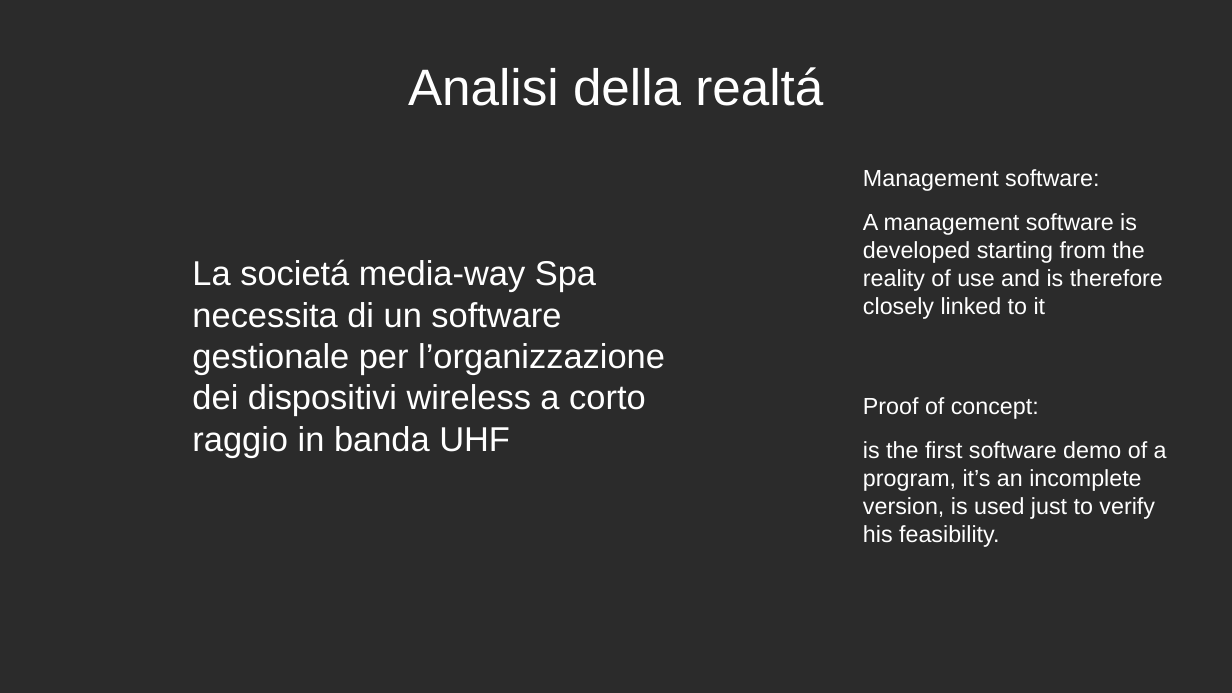
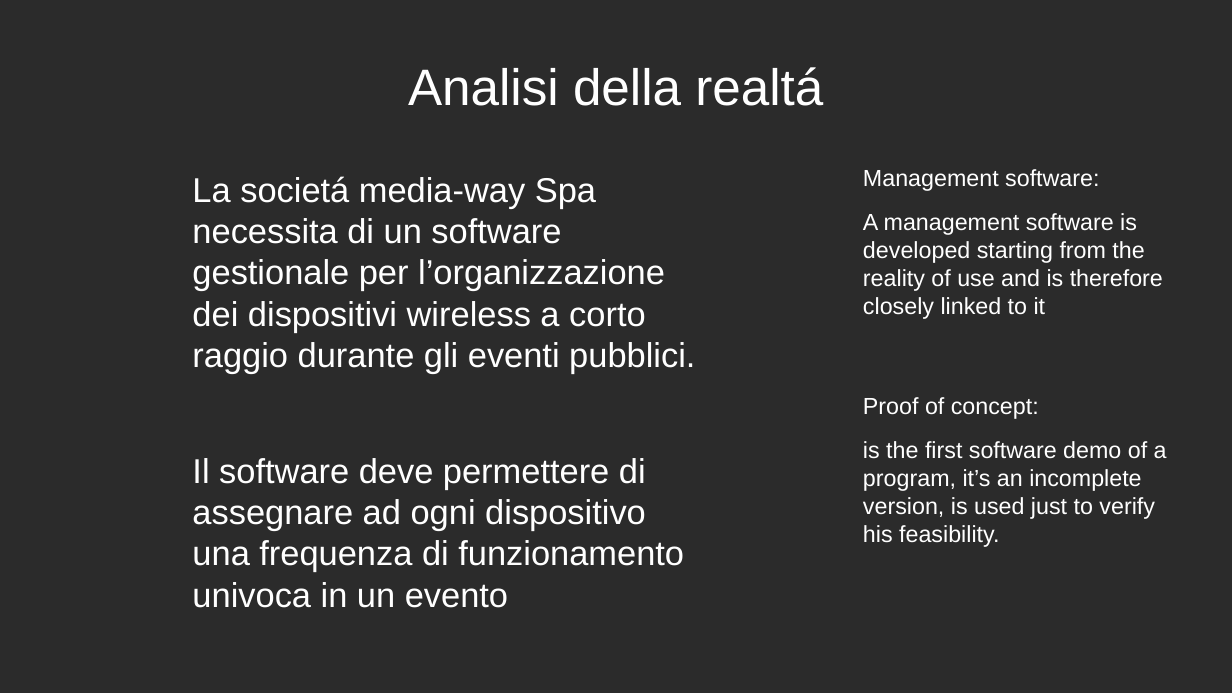
Before and after one commit to WAPEETY/media-way, a slide deck: slide 2 of proof_of_concept/esame_di_stato.odp. Drawn at 1232x693 pixels with LibreOffice and Linux fonts; fonts in the diff are those of the drawing; background and template pictures are left out; a plain dark background stands for a picture behind light text. Boxes give left, top, right and bottom in pixels: in the first picture for what was removed or moved away, otherwise in the second. Text is boxed around its words. In the diff, an @@ line names an element or a change of style, - is before the commit and + after.

```diff
--- a/proof_of_concept/esame_di_stato.odp
+++ b/proof_of_concept/esame_di_stato.odp
@@ text at <box>192,176,695,608</box>: text changed @@
-La societá media-way Spa necessita di un software gestionale per l’organizzazione dei dispositivi wireless a corto raggio in banda UHF
+La societá media-way Spa necessita di un software gestionale per l’organizzazione dei dispositivi wireless a corto raggio durante gli eventi pubblici.
+Il software deve permettere di assegnare ad ogni dispositivo una frequenza di funzionamento univoca in un evento
```
Also in this commit, not shown: 3 other slides changed, 4 slides added, 1 slide removed, 1 other file.
